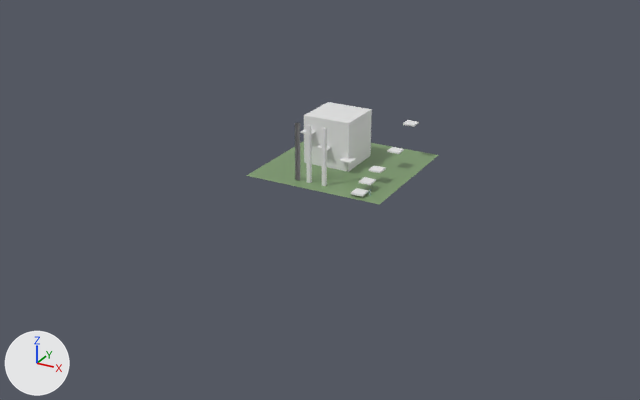
The Blender file data/source_models/game7_testmap00.blend as it was, and as the next commit left it.
The view is the same before and after, from a 50 mm camera at (105.6, -206.7, 91.0) aimed at (-2.9, -9.4, -7.7). The lights are fixed; the arrows at lower left show +X, +Y and +Z.

The first picture shows 'green cube', 'green cube.002', 'green cube.003', 'green cube.004', 'green cube.005', 'green cube.006', 'green cube.007', 'green cube.008', 'green cube.017', 'white cube'.
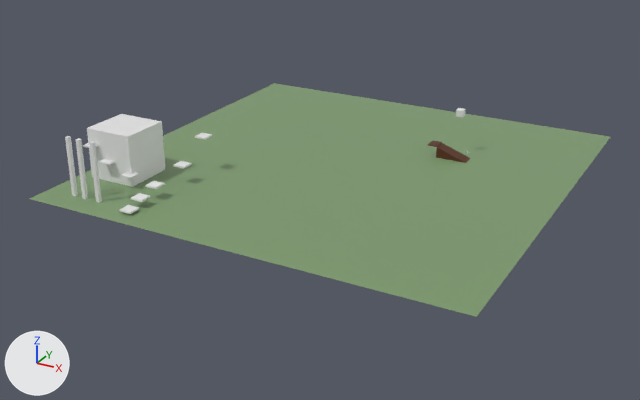
Commit message: Make game module

What differs and where, as boxes [x1, y1, x2, y2] in the pictures (640 x 400 px):
'white cube', mesh rescaled: before [246, 141, 438, 204]; after [30, 83, 610, 317]
'green cube', mesh moved: before [304, 102, 372, 172]; after [87, 114, 165, 187]
'green cube.003', mesh moved: before [306, 124, 312, 183]; after [75, 138, 88, 199]
'green cube.004', mesh moved: before [322, 127, 327, 186]; after [90, 141, 102, 203]
'Cube.002', added: after [436, 143, 471, 163]
'green cube.001', mesh moved (not visible before): after [65, 136, 78, 196]
'green cube.002', deleted: before [295, 122, 300, 181]
'green cube.017', mesh moved: before [351, 188, 368, 197]; after [119, 205, 139, 214]
'green cube.006', mesh moved: before [359, 177, 376, 185]; after [131, 193, 150, 202]
'green cube.005', mesh moved: before [369, 165, 386, 173]; after [145, 181, 165, 189]
'green cube.007', mesh moved: before [387, 147, 404, 154]; after [173, 161, 192, 169]
'green cube.009', mesh moved: before [339, 157, 356, 164]; after [121, 172, 140, 179]
'green cube.008', mesh moved: before [403, 120, 419, 127]; after [195, 133, 212, 140]
'green cube.010', mesh moved: before [316, 145, 331, 151]; after [99, 159, 115, 165]
'Cube.001', added: after [456, 108, 465, 118]
'Cube.018', added: after [428, 140, 442, 147]

The change, as a list of edits to the scene's bpy script:
```text
Change me_cube:
    where me_cube.from_pydata(...)  # 8 vertices, 6 faces; spans x -20.0..20.0, y -20.0..20.0, z 0.0
    me_cube part 1: the whole mesh is scaled about its middle by (3, 3, 1)
Change me_cube_001:
    where me_cube_001.from_pydata(...)  # 8 vertices, 6 faces; spans x -11.0..3.0, y -4.0..10.0, z 0.0..14.0
    me_cube_001 part 2: the whole mesh is moved by (-45.0, -37.0, 0.0)
Change me_cube_002:
    where me_cube_002.from_pydata(...)  # 8 vertices, 6 faces; spans x -6.7..-5.7, y -16.2..-15.2, z 0.0..16.0
    me_cube_002 part 3: the whole mesh is moved by (-45.0, -37.0, 0.0)
Change me_cube_004:
    where me_cube_004.from_pydata(...)  # 8 vertices, 6 faces; spans x -3.3..-2.3, y -16.2..-15.2, z 0.0..16.0
    me_cube_004 part 4: the whole mesh is moved by (-45.0, -37.0, 0.0)
Change me_cube_005:
    where me_cube_005.from_pydata(...)  # 8 vertices, 6 faces; spans x 1.3..2.3, y -16.2..-15.2, z 0.0..16.0
    me_cube_005 part 5: the whole mesh is moved by (-45.0, -37.0, 0.0)
Change me_cube_018:
    where me_cube_018.from_pydata(...)  # 8 vertices, 6 faces; spans x 11.27..14.72, y -18.89..-15.45, z 0.62..1.04
    me_cube_018 part 6: the whole mesh is moved by (-45.0, -37.0, 0.0)
Change me_cube_020:
    where me_cube_020.from_pydata(...)  # 8 vertices, 6 faces; spans x 11.27..14.72, y -8.49..-5.04, z 3.36..3.78
    me_cube_020 part 7: the whole mesh is moved by (-45.0, -37.0, 0.0)
Change me_cube_022:
    where me_cube_022.from_pydata(...)  # 8 vertices, 6 faces; spans x 11.27..14.72, y -14.37..-10.93, z 2.11..2.53
    me_cube_022 part 8: the whole mesh is moved by (-45.0, -37.0, 0.0)
Change me_cube_023:
    where me_cube_023.from_pydata(...)  # 8 vertices, 6 faces; spans x 11.27..14.72, y 3.21..6.65, z 4.9..5.32
    me_cube_023 part 9: the whole mesh is moved by (-45.0, -37.0, 0.0)
Change me_cube_024:
    where me_cube_024.from_pydata(...)  # 8 vertices, 6 faces; spans x 11.27..14.72, y 13.18..16.62, z 9.79..10.21
    me_cube_024 part 10: the whole mesh is moved by (-45.0, -37.0, 0.0)
Change me_cube_025:
    where me_cube_025.from_pydata(...)  # 8 vertices, 6 faces; spans x 1.24..4.69, y -6.16..-2.72, z 3.36..3.78
    me_cube_025 part 11: the whole mesh is moved by (-45.0, -37.0, 0.0)
Change me_cube_026:
    where me_cube_026.from_pydata(...)  # 8 vertices, 6 faces; spans x -5.88..-2.43, y -6.16..-2.72, z 5.82..6.24
    me_cube_026 part 12: the whole mesh is moved by (-45.0, -37.0, 0.0)
Add me_cube_032:
    me_cube_032.from_pydata([(20.02, 17.85, 0.0), (20.02, 17.85, 3.2), (20.02, 21.95, 0.0), (20.02, 21.95, 3.2), (29.0, 17.85, 0.0), (29.0, 21.95, 0.0)], [], [(0, 1, 3, 2), (2, 3, 5), (4, 1, 0), (2, 5, 4, 0), (5, 3, 1, 4)])
    me_cube_032.materials.append(mat_material_001)  # brown #582e18
Remove ob_green_cube_002:
    ob_green_cube_002 = bpy.data.objects.new('green cube.002', me_cube_003)
Add ob_cube_002:
    ob_cube_002 = bpy.data.objects.new('Cube.002', me_cube_032)
    ob_cube_002.location = (0.0, 0.0, 0.0)
Add ob_cube_018:
    ob_cube_018 = bpy.data.objects.new('Cube.018', me_cube_031)  # a box spanning x 17.16..20.02, y 17.85..21.95, z 3.2..3.4; in mat_material_001 (brown #582e18)
    ob_cube_018.location = (0.0, 0.0, 0.0)
Add ob_cube_001:
    ob_cube_001 = bpy.data.objects.new('Cube.001', me_cube_016)  # a box spanning x 23.0..25.0, y 24.0..26.0, z 11.0..13.0
    ob_cube_001.location = (0.0, 0.0, 0.0)
```
